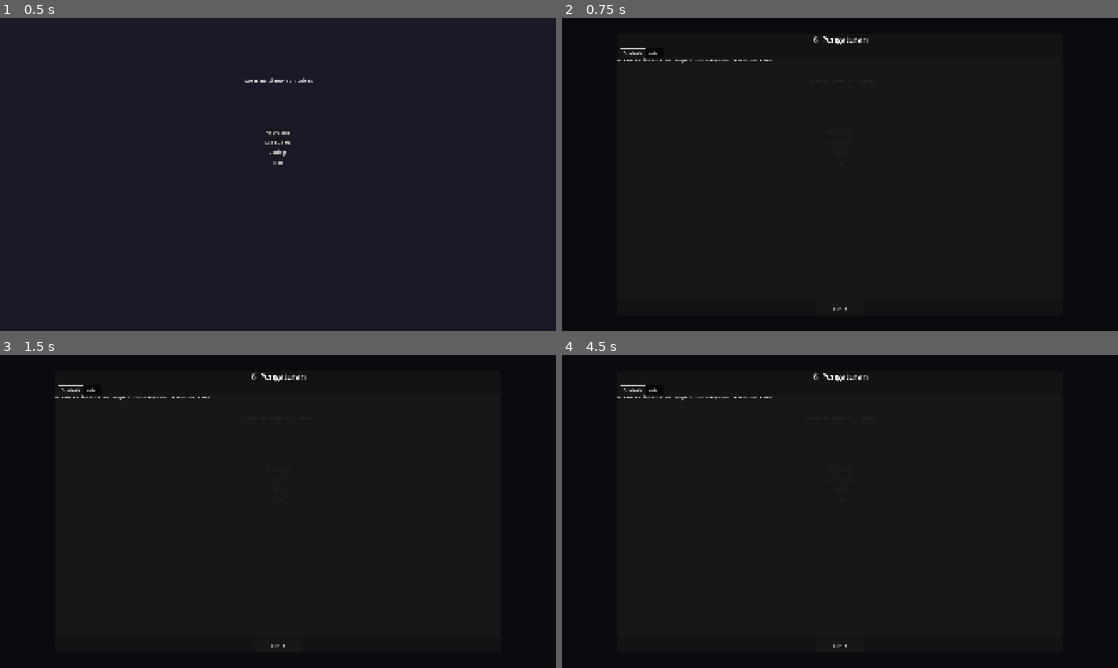
Above: before the commit, frames 1-4 (two rows, left to right).
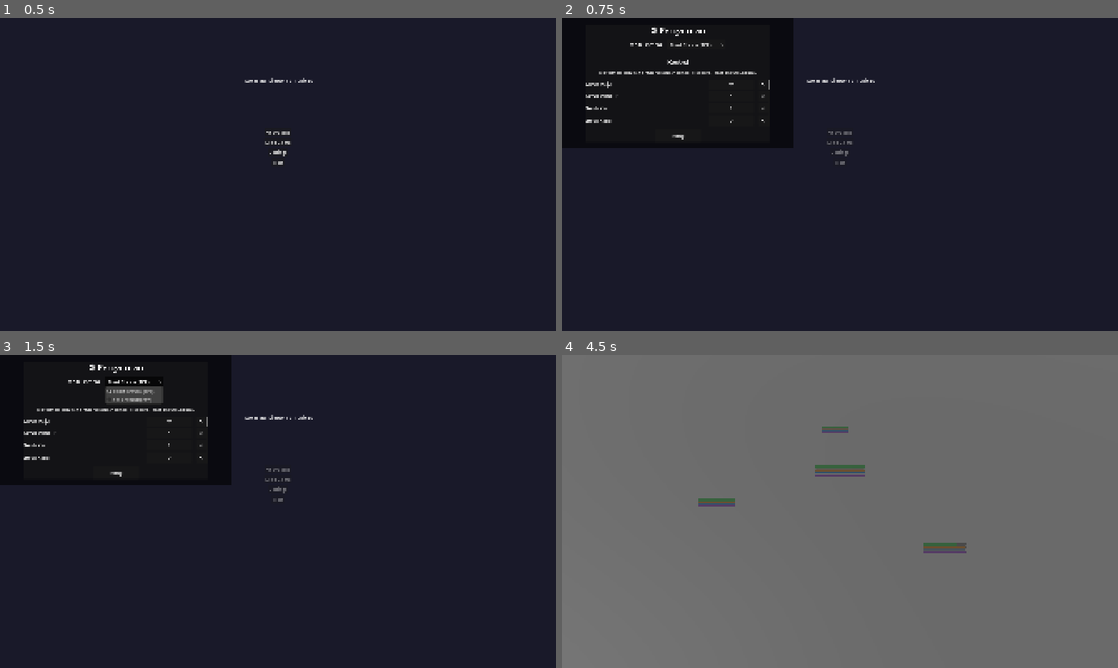
Above: after the commit, the same moments.

Repository: salahuddinTempest/godotgame
Game: Godot game, scene res://scenes/ui/main_menu.tscn
Same seed, same stepped clock (60 frames per second), same inputs: the game is played once before the commit and once after it.
Inputs (mouse positions are in pixels of both pictures, inside the frame that each line leads up to):
- Up to frame 1 (0.5 s): no input
- Up to frame 2 (0.75 s): click "Settings" at 0.5 s
- Up to frame 3 (1.5 s): click (133, 380) at 1.25 s, where only the run after the commit has a clickable "Third Person (TPP)"
- Up to frame 4 (4.5 s): click "Tutup" at 2 s; click (840, 467) at 2.75 s, where only the run after the commit has a clickable "New Game"; tap Enter (ui_accept) at 3.5 s; move the mouse to (962, 495) at 3.52 s; hold D (move_right) 3.53-4.28 s; tap E at 3.6 s; click (962, 495) at 3.67 s; tap Space (jump) at 3.77 s; move the mouse to (728, 527) at 4.27 s; hold S (move_backward) from 4.28 s (still down); click (728, 527) at 4.35 s

Frame 1 is identical in both runs. In frame 2, 23% of the frame differs, in the area x 0-100%, y 0-100%; in frame 3, 23%; in frame 4, 100%.
Error before the commit: Invalid access to property or key 'pressed' on a base object of type 'null instance'. (res://src/ui/settings_menu.gd:47)

Commit message:
feat: keys control adn mode camera"

Diff:
--- a/scenes/entities/player.tscn
+++ b/scenes/entities/player.tscn
@@ -7,7 +7,7 @@
 radius = 0.4
 height = 1.8
 
-[node name="Player" type="CharacterBody3D" unique_id=1269473660]
+[node name="Player" type="CharacterBody3D" script="res://src/player/player.gd" unique_id=1269473660]
 
 [node name="CollisionShape3D" type="CollisionShape3D" parent="." unique_id=275622454]
 shape = SubResource("PlayerShape")
--- a/scenes/ui/settings_menu.tscn
+++ b/scenes/ui/settings_menu.tscn
@@ -9,6 +9,7 @@
 anchor_bottom = 1.0
 grow_horizontal = 2
 grow_vertical = 2
+script = ExtResource("1_sm")
 
 [node name="Overlay" type="ColorRect" parent="."]
 layout_mode = 1
@@ -28,7 +29,6 @@
 anchor_bottom = 0.95
 grow_horizontal = 2
 grow_vertical = 2
-script = ExtResource("1_sm")
 
 [node name="VBox" type="VBoxContainer" parent="Panel"]
 layout_mode = 2
@@ -40,51 +40,44 @@
 horizontal_alignment = 1
 theme_override_font_sizes/font_size = 28
 
-[node name="TabContainer" type="TabContainer" parent="Panel/VBox"]
+[node name="CameraModeRow" type="HBoxContainer" parent="Panel/VBox"]
+layout_mode = 2
+size_flags_horizontal = 4
+theme_override_constants/separation = 16
+
+[node name="ModeLabel" type="Label" parent="Panel/VBox/CameraModeRow"]
+layout_mode = 2
+text = "Mode Kamera:"
+theme_override_font_sizes/font_size = 16
+
+[node name="ModeOption" type="OptionButton" parent="Panel/VBox/CameraModeRow"]
+layout_mode = 2
+custom_minimum_size = Vector2(200, 36)
+
+[node name="HSeparator" type="HSeparator" parent="Panel/VBox"]
+layout_mode = 2
+
+[node name="ControlsTitle" type="Label" parent="Panel/VBox"]
+layout_mode = 2
+text = "Kontrol"
+horizontal_alignment = 1
+theme_override_font_sizes/font_size = 20
+
+[node name="InfoLabel" type="Label" parent="Panel/VBox"]
+layout_mode = 2
+text = "Klik tombol di bawah untuk mengubah tombol keyboard. Tekan Esc untuk batal."
+autowrap_mode = 3
+horizontal_alignment = 1
+theme_override_font_sizes/font_size = 14
+
+[node name="ScrollContainer" type="ScrollContainer" parent="Panel/VBox"]
 layout_mode = 2
 size_flags_vertical = 3
 
-[node name="Controls" type="VBoxContainer" parent="Panel/VBox/TabContainer"]
-layout_mode = 2
-
-[node name="InfoLabel" type="Label" parent="Panel/VBox/TabContainer/Controls"]
-layout_mode = 2
-text = "Klik tombol di bawah untuk mengubah tombol keyboard. Tekan Esc untuk batal."
-autowrap_mode = 3
-theme_override_font_sizes/font_size = 14
-
-[node name="ScrollContainer" type="ScrollContainer" parent="Panel/VBox/TabContainer/Controls"]
-layout_mode = 2
-size_flags_vertical = 3
-
-[node name="VBox" type="VBoxContainer" parent="Panel/VBox/TabContainer/Controls/ScrollContainer"]
+[node name="VBox" type="VBoxContainer" parent="Panel/VBox/ScrollContainer"]
 layout_mode = 2
 size_flags_horizontal = 3
 theme_override_constants/separation = 6
-
-[node name="Video" type="VBoxContainer" parent="Panel/VBox/TabContainer"]
-layout_mode = 2
-theme_override_constants/separation = 8
-
-[node name="Title" type="Label" parent="Panel/VBox/TabContainer/Video"]
-layout_mode = 2
-text = "Pengaturan Kamera"
-theme_override_font_sizes/font_size = 20
-
-[node name="CameraModeRow" type="HBoxContainer" parent="Panel/VBox/TabContainer/Video"]
-layout_mode = 2
-size_flags_horizontal = 0
-
-[node name="ModeLabel" type="Label" parent="Panel/VBox/TabContainer/Video/CameraModeRow"]
-layout_mode = 2
-text = "Mode Kamera:"
-theme_override_font_sizes/font_size = 16
-size_flags_horizontal = 3
-
-[node name="ModeOption" type="OptionButton" parent="Panel/VBox/TabContainer/Video/CameraModeRow"]
-layout_mode = 2
-custom_minimum_size = Vector2(200, 36)
-size_flags_horizontal = 2
 
 [node name="CloseBtn" type="Button" parent="Panel/VBox"]
 layout_mode = 2
--- a/src/core/game_manager.gd
+++ b/src/core/game_manager.gd
@@ -17,6 +17,7 @@
 var session_start_time: float = 0.0
 var total_play_time: float = 0.0
 var current_difficulty: float = 1.0  # 0.8 easy, 1.0 normal, 1.3 hard
+var preferred_camera_tpp: bool = true
 
 # === Save/Load Bridge ===
 ## Holds save data during scene transition so kingdom_hub can restore state.
--- a/src/player/player.gd
+++ b/src/player/player.gd
@@ -8,6 +8,7 @@
 @export var equipment: Equipment
 var skill_manager: SkillManager
 var weapon_attachment: WeaponAttachment
+@export var show_status_plate: bool = true
 
 # ── Constants ──────────────────────────────────────────────────────
 const PLAYER_GRAVITY: float     = Constants.PLAYER_GRAVITY
@@ -82,12 +83,13 @@
 		Input.mouse_mode = Input.MOUSE_MODE_CAPTURED
 
 	add_to_group("players")
+	is_third_person = GameManager.preferred_camera_tpp
 	_apply_camera_mode()
 	# Set up WeaponAttachment component
 	weapon_attachment = WeaponAttachment.new()
 	add_child(weapon_attachment)
 	call_deferred("_equip_default_weapon")
-
+	_initialize_status_plate()
 
 
 func _exit_tree() -> void:
@@ -283,6 +285,7 @@
 ## Public API for Settings menu to toggle camera mode
 func set_camera_mode(tpp: bool) -> void:
 	is_third_person = tpp
+	GameManager.preferred_camera_tpp = tpp
 	_apply_camera_mode()
 
 
@@ -322,6 +325,19 @@
 	stats.equipment_defense_bonus  = equipment.total_defense_bonus
 	stats.equipment_speed_bonus    = equipment.total_speed_bonus
 	stats.stats_recalculated.emit()
+
+func _initialize_status_plate() -> void:
+	if not show_status_plate:
+		return
+
+	var scene_path: String = "res://scenes/ui/floating_status_plate.tscn"
+	if ResourceLoader.exists(scene_path):
+		var plate_scene = load(scene_path)
+		if plate_scene:
+			var plate: Node3D = plate_scene.instantiate() as Node3D
+			add_child(plate)
+			GameLogger.info("Player", "Status plate attached to Player")
+
 
 # ── Attack ───────────────────────────────────────────────────────
 const ATTACK_ARC: float = 0.7  # dot threshold (~90° cone, 45° each side)
--- a/src/ui/settings_menu.gd
+++ b/src/ui/settings_menu.gd
@@ -36,22 +36,41 @@
 # Reference to player if in game (for camera mode toggle)
 var _player: Player = null
 
-@onready var tab_container: TabContainer = $Panel/VBox/TabContainer
-@onready var controls_scroll: ScrollContainer = $Panel/VBox/TabContainer/Controls/ScrollContainer
-@onready var controls_vbox: VBoxContainer = $Panel/VBox/TabContainer/Controls/ScrollContainer/VBox
+@onready var controls_scroll: ScrollContainer = $Panel/VBox/ScrollContainer
+@onready var controls_vbox: VBoxContainer = $Panel/VBox/ScrollContainer/VBox
 @onready var close_btn: Button = $Panel/VBox/CloseBtn
-@onready var camera_mode_option: OptionButton = $Panel/VBox/TabContainer/Video/CameraModeRow/ModeOption
+@onready var camera_mode_option: OptionButton = $Panel/VBox/CameraModeRow/ModeOption
+@onready var panel: PanelContainer = $Panel
 
 
 func _ready() -> void:
+	# Run camera setup first to ensure it's populated even if other setups fail
+	_setup_camera_tab()
+
 	close_btn.pressed.connect(_on_close_pressed)
 	_populate_controls()
-	_setup_camera_tab()
-
-	# Find player in scene (if in game)
+
+	# Find local player in scene (if in game)
 	var players := get_tree().get_nodes_in_group("players")
-	if players.size() > 0 and players[0] is Player:
+	_player = null
+	for p in players:
+		if p is Player and p.is_local_authority():
+			_player = p
+			break
+	if not _player and players.size() > 0 and players[0] is Player:
 		_player = players[0]
+
+	# Update selected index if player was found
+	if _player:
+		camera_mode_option.selected = 0 if GameManager.preferred_camera_tpp else 1
+
+	# Set up click-to-close background
+	size = get_viewport().size
+	get_viewport().size_changed.connect(_on_viewport_size_changed)
+	mouse_filter = Control.MOUSE_FILTER_STOP
+	gui_input.connect(_on_panel_input)
+	# Prevent CloseBtn from propagating clicks to panel
+	close_btn.mouse_filter = Control.MOUSE_FILTER_STOP
 
 
 func _setup_camera_tab() -> void:
@@ -59,21 +78,20 @@
 	camera_mode_option.add_item("Third Person (TPP)", 0)
 	camera_mode_option.add_item("First Person (FPP)", 1)
 
-	if _player:
-		camera_mode_option.selected = 0 if _player.is_third_person else 1
-	else:
-		camera_mode_option.selected = 0
-
-	camera_mode_option.item_selected.connect(_on_camera_mode_selected)
+	camera_mode_option.selected = 0 if GameManager.preferred_camera_tpp else 1
+
+	if not camera_mode_option.item_selected.is_connected(_on_camera_mode_selected):
+		camera_mode_option.item_selected.connect(_on_camera_mode_selected)
 
 
 func _on_camera_mode_selected(index: int) -> void:
 	var tpp: bool = (index == 0)
+	GameManager.preferred_camera_tpp = tpp
 	if _player:
 		_player.set_camera_mode(tpp)
 		GameLogger.info("SettingsMenu", "Camera mode switched to %s" % ["TPP", "FPP"][index])
 	else:
-		GameLogger.warn("SettingsMenu", "No player found to switch camera mode")
+		GameLogger.info("SettingsMenu", "Camera mode preference saved as %s" % ["TPP", "FPP"][index])
 
 
 func _populate_controls() -> void:
@@ -121,7 +139,9 @@
 	var events := InputMap.action_get_events(action)
 	for event in events:
 		if event is InputEventKey:
-			return event.as_text_physical_keycode()
+			if event.has_method("as_text_physical_keycode"):
+				return event.as_text_physical_keycode()
+			return event.as_text()
 		if event is InputEventMouseButton:
 			return "Klik %s" % _mouse_btn_name(event.button_index)
 	return "(tidak ada)"
@@ -157,6 +177,20 @@
 
 
 func _input(event: InputEvent) -> void:
+	# Handle Escape to close menu when not rebinding
+	if event is InputEventKey and (event as InputEventKey).physical_keycode == KEY_ESCAPE:
+		if _rebinding_action.is_empty():
+			# Not rebinding - close the menu
+			_on_close_pressed()
+		else:
+			# Rebinding - cancel rebind (existing behavior)
+			if _rebinding_btn:
+				_rebinding_btn.text = _get_key_label(_rebinding_action)
+			_rebinding_action = ""
+			_rebinding_btn = null
+		get_viewport().set_input_as_handled()
+		return
+
 	if _rebinding_action.is_empty():
 		return
 
@@ -165,15 +199,6 @@
 	var is_mouse_down := event is InputEventMouseButton and (event as InputEventMouseButton).pressed
 
 	if not (is_key_down or is_mouse_down):
-		return
-
-	# Ignore Escape — cancel rebind
-	if event is InputEventKey and (event as InputEventKey).physical_keycode == KEY_ESCAPE:
-		if _rebinding_btn:
-			_rebinding_btn.text = _get_key_label(_rebinding_action)
-		_rebinding_action = ""
-		_rebinding_btn = null
-		get_viewport().set_input_as_handled()
 		return
 
 	# Replace keyboard/mouse bindings for this action (keep gamepad intact)
@@ -203,3 +228,14 @@
 func _on_close_pressed() -> void:
 	closed.emit()
 	queue_free()
+
+func _on_viewport_size_changed() -> void:
+	size = get_viewport().size
+
+func _on_panel_input(event: InputEvent) -> void:
+	# If clicked outside of any child (i.e., on the panel background), close settings
+	if event is InputEventMouseButton and (event as InputEventMouseButton).button_index == MOUSE_BUTTON_LEFT and (event as InputEventMouseButton).pressed:
+		# Check if the click is not on any child that handles mouse (we already set mouse_filter to STOP on children that we don't want to propagate)
+		# Since we set mouse_filter to STOP on close_btn, clicks on them won't reach this handler.
+		# So any click that reaches here is on the panel background.
+		_on_close_pressed()
Not shown: 1 places in scenes/ui/settings_menu.tscn that only renumber resources
